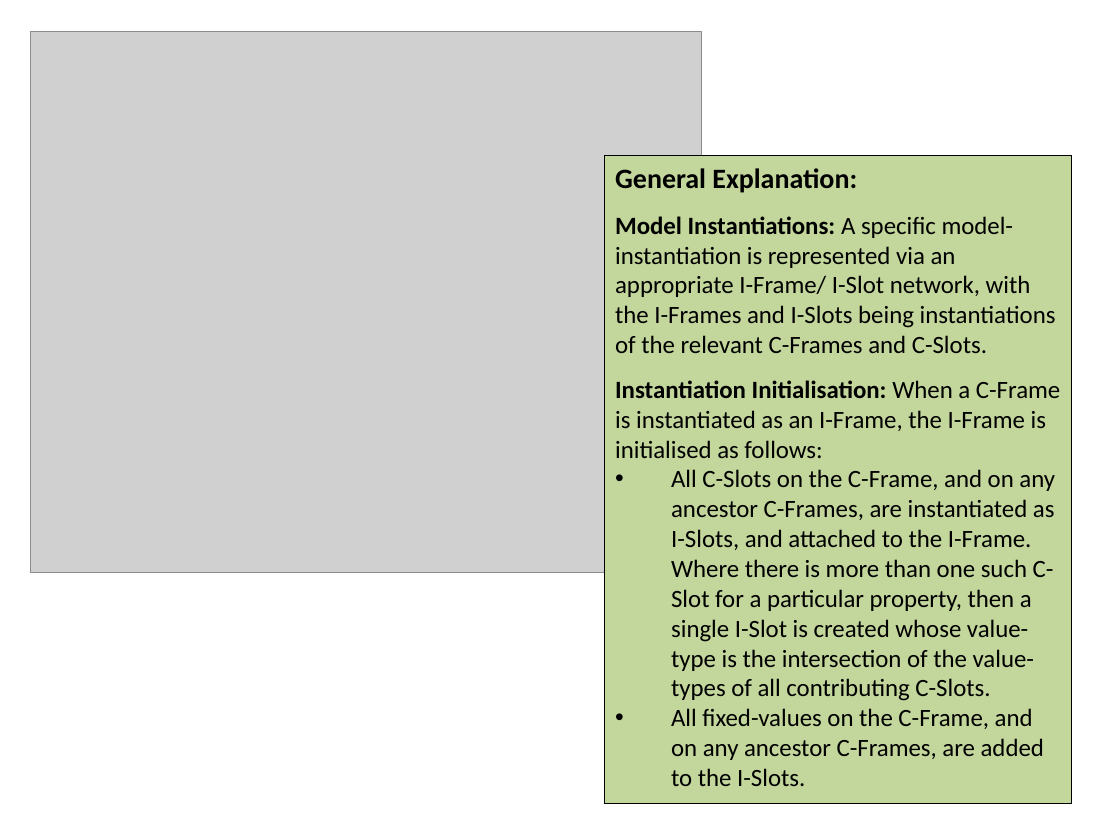
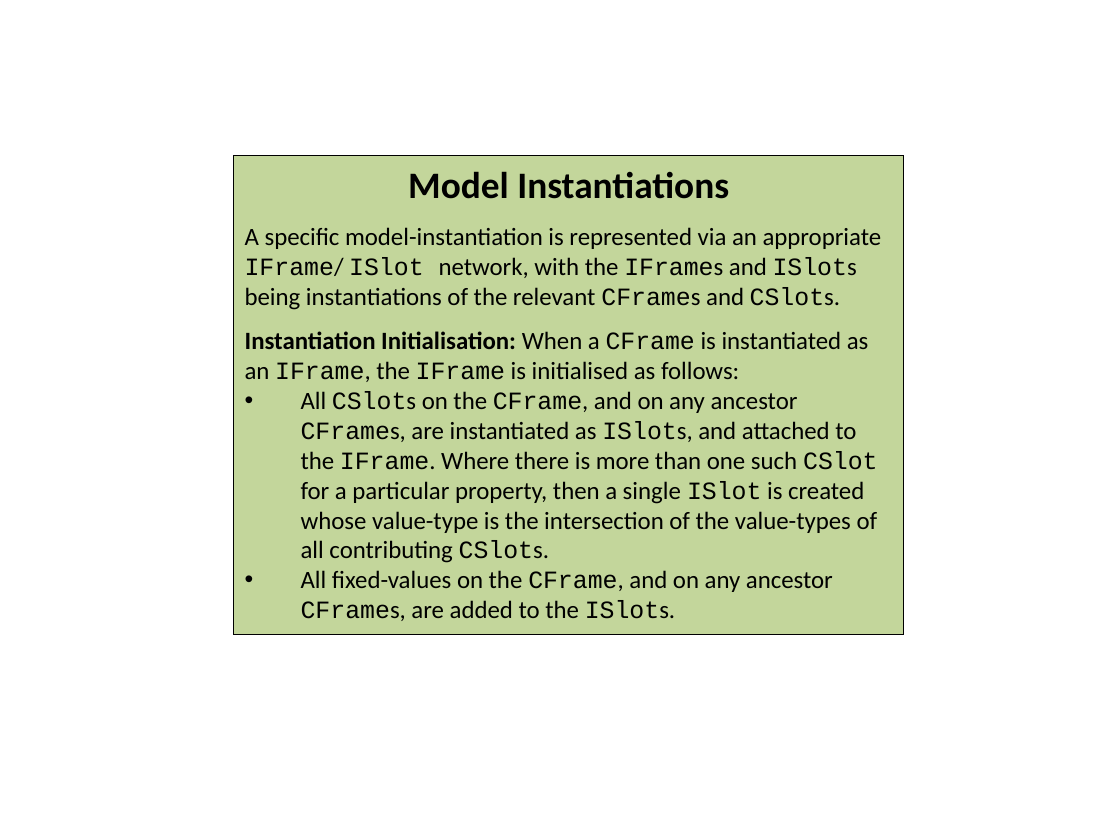
Before and after one commit to colin-puleston/mekon-hobo, a slide deck: slide 15 of docs/MEKON-HOBO Introductory Tutorial.pptx. Drawn at 1120x840 pixels with LibreOffice and Linux fonts; fonts in the diff are those of the drawing; grey boxes stand for pictures. Boxes give left, top, right and bottom in pixels: in the first picture for what was removed or moved away, otherwise in the second. Text is boxed around its words. In the diff, an @@ line names an element or a change of style, - is before the commit and + after.

```diff
--- a/docs/MEKON-HOBO Introductory Tutorial.pptx
+++ b/docs/MEKON-HOBO Introductory Tutorial.pptx
@@ picture removed at (31,32,702,573) @@
@@ rectangle "Model Instantiations": place and size @@
-rectangle "Model Instantiations" at (604,156,1071,804)
+rectangle "Model Instantiations" at (234,156,904,634)
@@ text in rectangle at (245,171,882,621): text changed @@
-General Explanation:
-Model Instantiations: A specific model-instantiation is represented via an appropriate I-Frame/ I-Slot network, with the I-Frames and I-Slots being instantiations of the relevant C-Frames and C-Slots.
-Instantiation Initialisation: When a C-Frame is instantiated as an I-Frame, the I-Frame is initialised as follows:
-• All C-Slots on the C-Frame, and on any ancestor C-Frames, are instantiated as I-Slots, and attached to the I-Frame. Where there is more than one such C-Slot for a particular property, then a single I-Slot is created whose value-type is the intersection of the value-types of all contributing C-Slots.
-• All fixed-values on the C-Frame, and on any ancestor C-Frames, are added to the I-Slots.
+Model Instantiations
+A specific model-instantiation is represented via an appropriate IFrame/ ISlot network, with the IFrames and ISlots being instantiations of the relevant CFrames and CSlots.
+Instantiation Initialisation: When a CFrame is instantiated as an IFrame, the IFrame is initialised as follows:
+• All CSlots on the CFrame, and on any ancestor CFrames, are instantiated as ISlots, and attached to the IFrame. Where there is more than one such CSlot for a particular property, then a single ISlot is created whose value-type is the intersection of the value-types of all contributing CSlots.
+• All fixed-values on the CFrame, and on any ancestor CFrames, are added to the ISlots.
```
Also in this commit, not shown: 14 other slides changed, 2 slides added, 1 slide removed.
